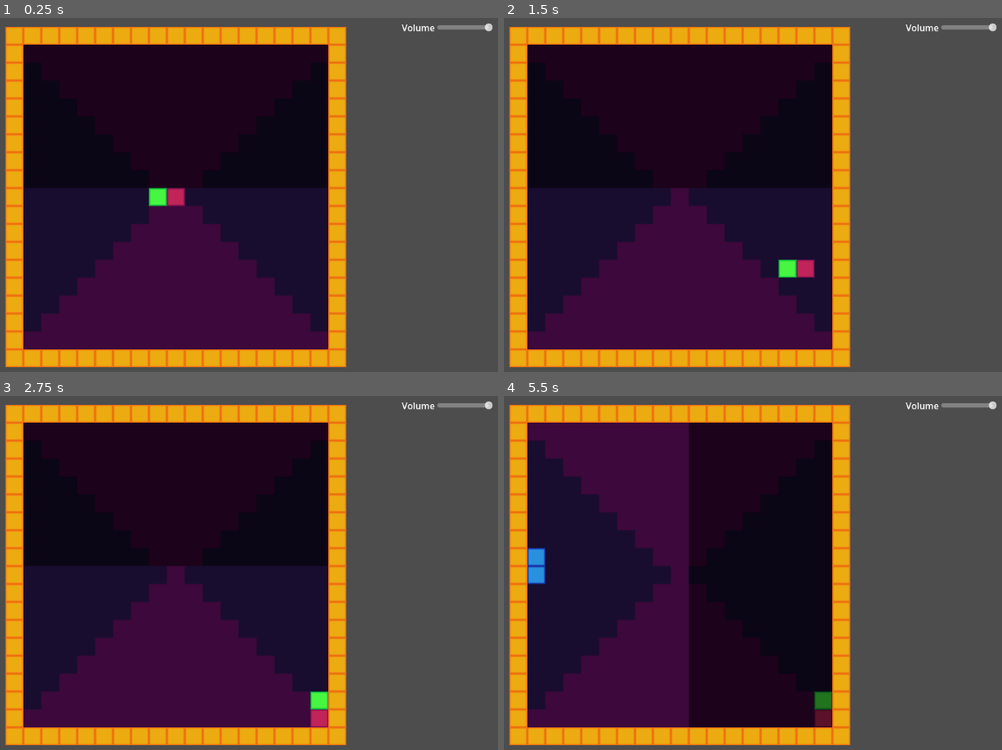
Above: before the commit, frames 1-4 (two rows, left to right).
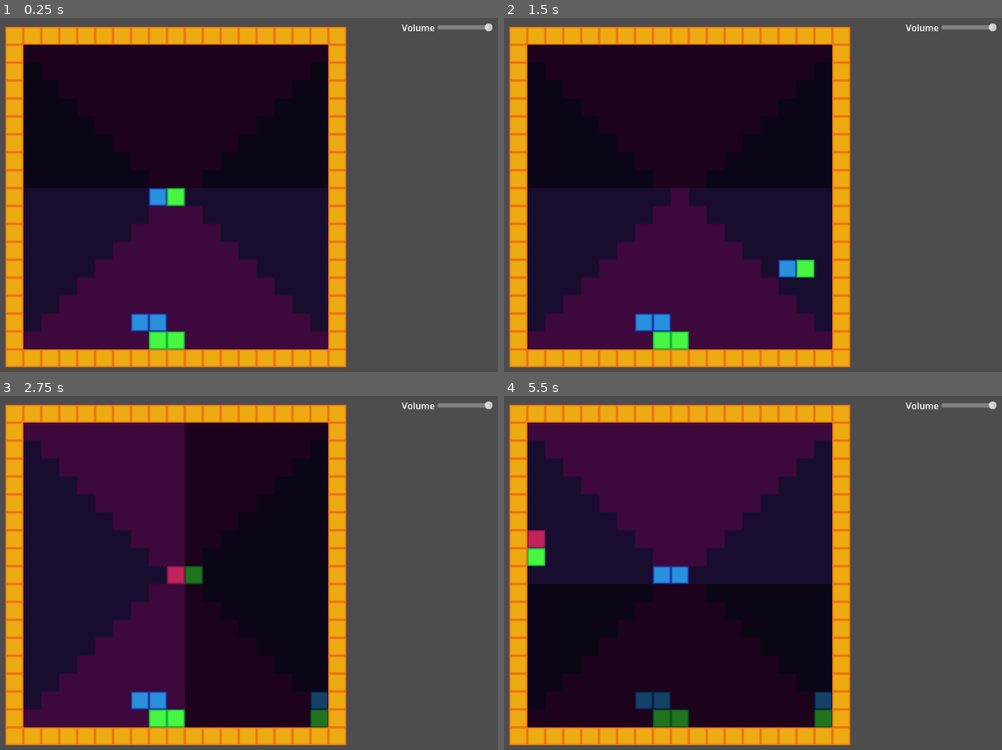
Above: after the commit, the same moments.

Repository: OwlyCode/LD54
Game: Godot game, scene res://game.tscn
Same seed, same stepped clock (60 frames per second), same inputs: the game is played once before the commit and once after it.
Inputs:
- Up to frame 1 (0.25 s): no input
- Up to frame 2 (1.5 s): tap Enter at 0.5 s; hold Right (right) 0.53-1.28 s; hold Space (rotate) 0.53-1.28 s; hold Down (down) from 1.28 s (still down); tap Space (rotate) at 1.35 s
- Up to frame 3 (2.75 s): release Down (down) at 2.03 s; hold Right (right) from 2.03 s (still down); hold Space (rotate) from 2.03 s (still down)
- Up to frame 4 (5.5 s): release Right (right) at 2.78 s; release Space (rotate) at 2.78 s; hold Up (up) 2.78-3.53 s; tap Space (rotate) at 2.85, 4.35, 5 s; hold Space (rotate) 3.53-4.28 s; hold Left (left) 3.53-5.03 s; hold Down (down) from 5.03 s (still down); hold Space (rotate) from 5.03 s (still down)

The runs differ from the first frame. In frame 1, 1.1% of the frame differs, in the area x 26-38%, y 47-94%; in frame 2, 1.1%; in frame 3, 27%; in frame 4, 27%, in the area x 4-66%, y 7-94%.

Commit message:
Added way to debug

Diff:
--- a/Block.gd
+++ b/Block.gd
@@ -26,3 +26,11 @@
     b.color = colors[randi() % colors.size()]
 
     return b
+
+
+static func new_colored(color) -> Block:
+    var b = Block.new()
+
+    b.color = color
+
+    return b
--- a/Global.gd
+++ b/Global.gd
@@ -6,6 +6,8 @@
 var current_scene = null
 var loading = false
 var GRID_SIZE = 17
+var LOCK_TIME = 0.01
+var COMBO_TIME = 0.25
 
 func _ready():
 	var root = get_tree().get_root()
--- a/TileMap.gd
+++ b/TileMap.gd
@@ -6,6 +6,8 @@
 var gravity = []
 
 var active_cells = []
+
+var next_pieces = [[Block.new_colored(Block.GREEN), Block.new_colored(Block.BLUE)]]
 
 var fluid_cells = []
 
@@ -18,7 +20,8 @@
 
 
 var drop_cooldown = COOLDOWN_VALUE
-var lock_cooldown = COOLDOWN_VALUE
+var lock_cooldown = Global.LOCK_TIME
+var combo_cooldown = Global.COMBO_TIME
 
 enum { DROPPING, LOCKING, COMBOING }
 
@@ -54,6 +57,13 @@
 				gravity[i][j] = Block.UP
 
 	spawn_piece()
+	test_scenario()
+
+func test_scenario():
+	state[8][16] = Block.new_colored(Block.GREEN)
+	state[7][16] = Block.new_colored(Block.GREEN)
+	state[7][15] = Block.new_colored(Block.BLUE)
+	state[6][15] = Block.new_colored(Block.BLUE)
 
 func blank_state():
 	var new_state = []
@@ -175,8 +185,10 @@
 			matched.append(c)
 			change_state(c[0], c[1], null)
 
-	if matched:
-		pass # TODO effect
+	if len(matched):
+		return true
+
+	return false
 
 func change_state(x, y, block):
 	state[x][y] = block
@@ -185,46 +197,62 @@
 		if state[n[0]][n[1]] != null:
 			fluid_cells.append([n[0], n[1]])
 
-	print(fluid_cells)
-
 func pack():
-	var lookup = [] + fluid_cells
-
-	fluid_cells = []
-
-	for cell in lookup:
-		var i = cell[0]
-		var j = cell[1]
-
-		if state[i][j] != null:
-			var with_color = state[i][j]
-
-			for c in detect_match([i, j, with_color]):
-				change_state(c[0], c[1], null)
-
-			if gravity[i][j] == Block.DOWN:
-				if j < Global.GRID_SIZE - 1 and  state[i][j+1] == null:
-					change_state(i, j+1, state[i][j])
-					change_state(i, j, null)
-
-			if gravity[i][j] == Block.UP:
-				if j > 0 and  state[i][j-1] == null:
-					change_state(i, j-1, state[i][j])
-					change_state(i, j, null)
-
-			if gravity[i][j] == Block.LEFT:
-				if i > 0 and  state[i-1][j] == null:
-					change_state(i-1, j, state[i][j])
-					change_state(i, j, null)
-
-			if gravity[i][j] == Block.RIGHT:
-				if i < Global.GRID_SIZE - 1 and  state[i+1][j] == null:
-					change_state(i+1, j, state[i][j])
-					change_state(i, j, null)
+	while len(fluid_cells) > 0:
+		var lookup = [] + fluid_cells
+
+		fluid_cells = []
+
+		for cell in lookup:
+			var i = cell[0]
+			var j = cell[1]
+
+			if state[i][j] != null:
+				var with_color = state[i][j]
+				var matches = detect_match([i, j, with_color])
+
+				for c in matches:
+					change_state(c[0], c[1], null)
+
+				if len(matches) > 0:
+					return true
+
+				if gravity[i][j] == Block.DOWN:
+					if j < Global.GRID_SIZE - 1 and  state[i][j+1] == null:
+						change_state(i, j+1, state[i][j])
+						change_state(i, j, null)
+
+				if gravity[i][j] == Block.UP:
+					if j > 0 and  state[i][j-1] == null:
+						change_state(i, j-1, state[i][j])
+						change_state(i, j, null)
+
+				if gravity[i][j] == Block.LEFT:
+					if i > 0 and  state[i-1][j] == null:
+						change_state(i-1, j, state[i][j])
+						change_state(i, j, null)
+
+				if gravity[i][j] == Block.RIGHT:
+					if i < Global.GRID_SIZE - 1 and  state[i+1][j] == null:
+						change_state(i+1, j, state[i][j])
+						change_state(i, j, null)
+
+	return false
 
 
 func spawn_piece():
-	active_cells = [[Global.GRID_SIZE/2, Global.GRID_SIZE/2, Block.new_random()], [Global.GRID_SIZE/2-1, Global.GRID_SIZE/2, Block.new_random()]]
+
+	var blocks = next_pieces.pop_front()
+
+	active_cells = [
+		[Global.GRID_SIZE/2, Global.GRID_SIZE/2, blocks[0]],
+		[Global.GRID_SIZE/2-1, Global.GRID_SIZE/2, blocks[1]]
+	]
+
+	next_pieces.append([
+		Block.new_random(),
+		Block.new_random()
+	])
 
 	if direction == Block.DOWN:
 		direction = Block.LEFT
@@ -325,7 +353,9 @@
 func set_game_state(s):
 	if s != game_state:
 		if s == LOCKING:
-			lock_cooldown = COOLDOWN_VALUE
+			lock_cooldown = Global.LOCK_TIME
+		if s == COMBOING:
+			lock_cooldown = Global.COMBO_TIME
 
 	game_state = s
 
@@ -334,12 +364,30 @@
 		lock_cooldown -= delta
 
 		if lock_cooldown < 0:
-			lock()
-			lock_cooldown = COOLDOWN_VALUE
-			set_game_state(DROPPING)
-			spawn_piece()
-
-	pack()
+			var has_match = lock()
+			pack()
+			lock_cooldown = Global.LOCK_TIME
+
+			if has_match:
+				set_game_state(COMBOING)
+			else:
+				set_game_state(DROPPING)
+				spawn_piece()
+
+
+	if game_state == COMBOING:
+		combo_cooldown -= delta
+
+		if combo_cooldown < 0:
+			var has_match = pack()
+
+			if has_match:
+				combo_cooldown = Global.COMBO_TIME
+			else:
+				set_game_state(DROPPING)
+				spawn_piece()
+
+
 
 	if Input.is_action_just_pressed("down") or (Input.is_action_pressed("down") and action_cooldown < 0):
 		if direction == Block.DOWN:
Not shown, changed: TODO
